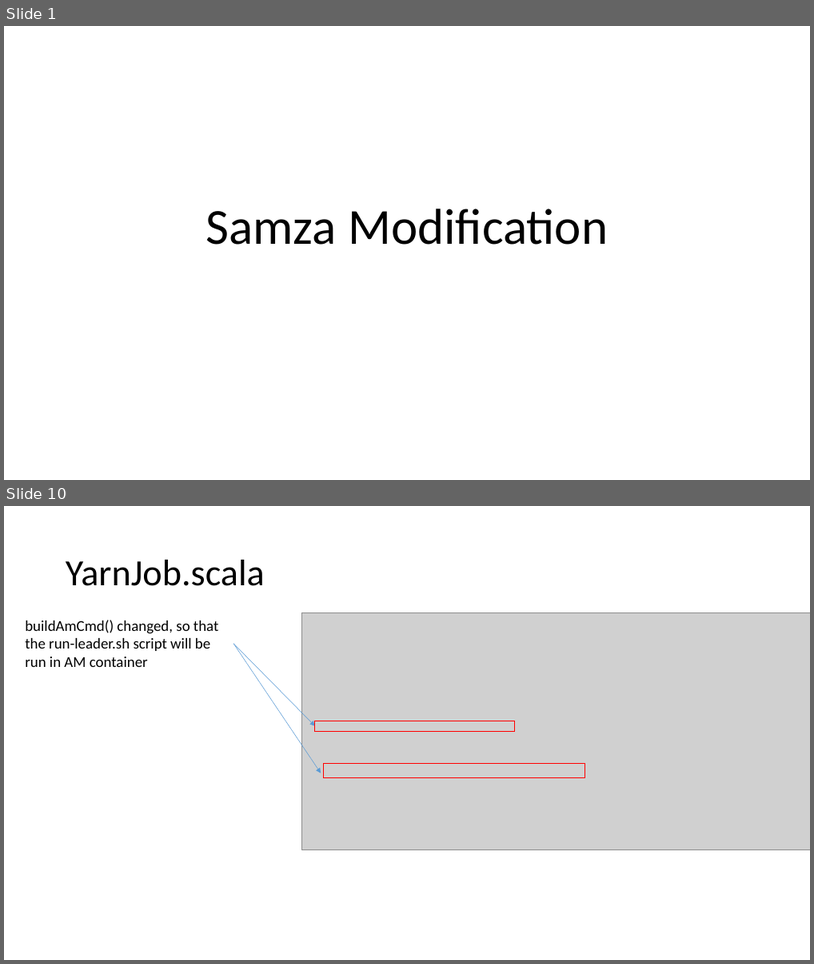
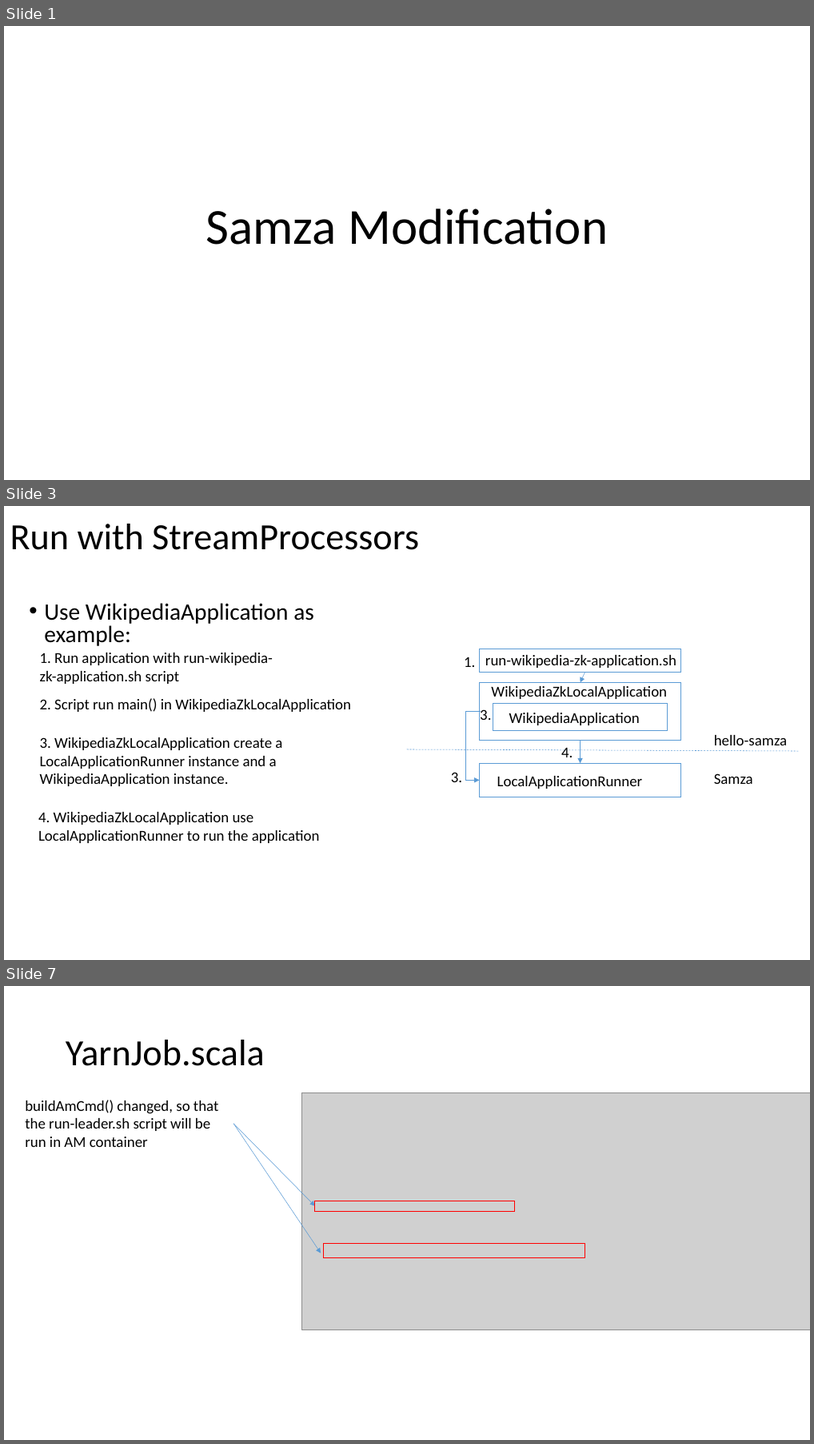
Before and after one commit to Swrrt/Samza-Documents, a slide deck: Documentation/Samza-Snapshot.pptx. Shown one above the other, each under a label of ours: slides 1 and 10 before the commit, slides 1, 3 and 7 after it; the slides between them are not shown. The pictures are 814x964 and 814x1444 pixels, drawn with LibreOffice and Linux fonts; fonts in the diff are those of the drawing; grey boxes stand for pictures. Boxes give left, top, right and bottom in pixels: in the first picture for what was removed or moved away, otherwise in the second. Text is boxed around its words. In the diff, an @@ line names an element or a change of style, - is before the commit and + after.

Commit message:
new

```diff
--- a/Documentation/Samza-Snapshot.pptx
+++ b/Documentation/Samza-Snapshot.pptx
@@ slide 3 added at [4,506,810,960], background #FFFFFF @@
@@ title added at [10,524,419,550], 44 pt, text #000000 @@
+Run with StreamProcessors
@@ text added at [44,603,314,646], 28 pt, text #000000 @@
+• Use WikipediaApplication as example:
@@ rectangle added at [479,649,682,672], fill #FFFFFF, outline #5B9BD5 1 pt @@
@@ text added at [40,652,273,684], 18 pt, text #000000 @@
+1. Run application with run-wikipedia-zk-application.sh script
@@ text added at [464,657,475,667], 18 pt, text #000000 @@
+1.
@@ text added at [486,655,677,668], 18 pt, text #000000 @@
+run-wikipedia-zk-application.sh
@@ arrow added from (586, 672) to (581, 683), #5B9BD5 0.5 pt @@
@@ rectangle added at [479,683,682,740], fill #FFFFFF, outline #5B9BD5 1 pt @@
@@ text added at [491,686,667,699], 18 pt, text #000000 @@
+WikipediaZkLocalApplication
@@ text added at [40,698,351,712], 18 pt, text #000000 @@
+2. Script run main() in WikipediaZkLocalApplication
@@ elbow arrow added from (481, 711) to (479, 780), #5B9BD5 0.5 pt @@
@@ text added at [480,709,491,720], 18 pt, text #000000 @@
+3.
@@ rectangle added at [494,704,668,731], fill #FFFFFF, outline #5B9BD5 1 pt @@
@@ text added at [510,712,640,725], 18 pt, text #000000 @@
+WikipediaApplication
@@ text added at [40,737,282,786], 18 pt, text #000000 @@
+3. WikipediaZkLocalApplication create a LocalApplicationRunner instance and a WikipediaApplication instance.
@@ arrow added from (581, 740) to (581, 763), #5B9BD5 0.5 pt @@
@@ text added at [714,735,787,745], 18 pt, text #000000 @@
+hello-samza
@@ line added from (407, 749) to (799, 751), #5B9BD5 0.5 pt dashed @@
@@ rectangle added at [479,763,682,797], fill #FFFFFF, outline #5B9BD5 1 pt @@
@@ text added at [562,748,573,757], 18 pt, text #000000 @@
+4.
@@ text added at [451,772,462,782], 18 pt, text #000000 @@
+3.
@@ text added at [498,776,643,788], 18 pt, text #000000 @@
+LocalApplicationRunner
@@ text added at [714,773,754,784], 18 pt, text #000000 @@
+Samza
@@ text added at [38,812,320,843], 18 pt, text #000000 @@
+4. WikipediaZkLocalApplication use LocalApplicationRunner to run the application
@@ what was slide 10 is now slide 7 @@
```
Also in this commit, not shown: 4 other slides added.
